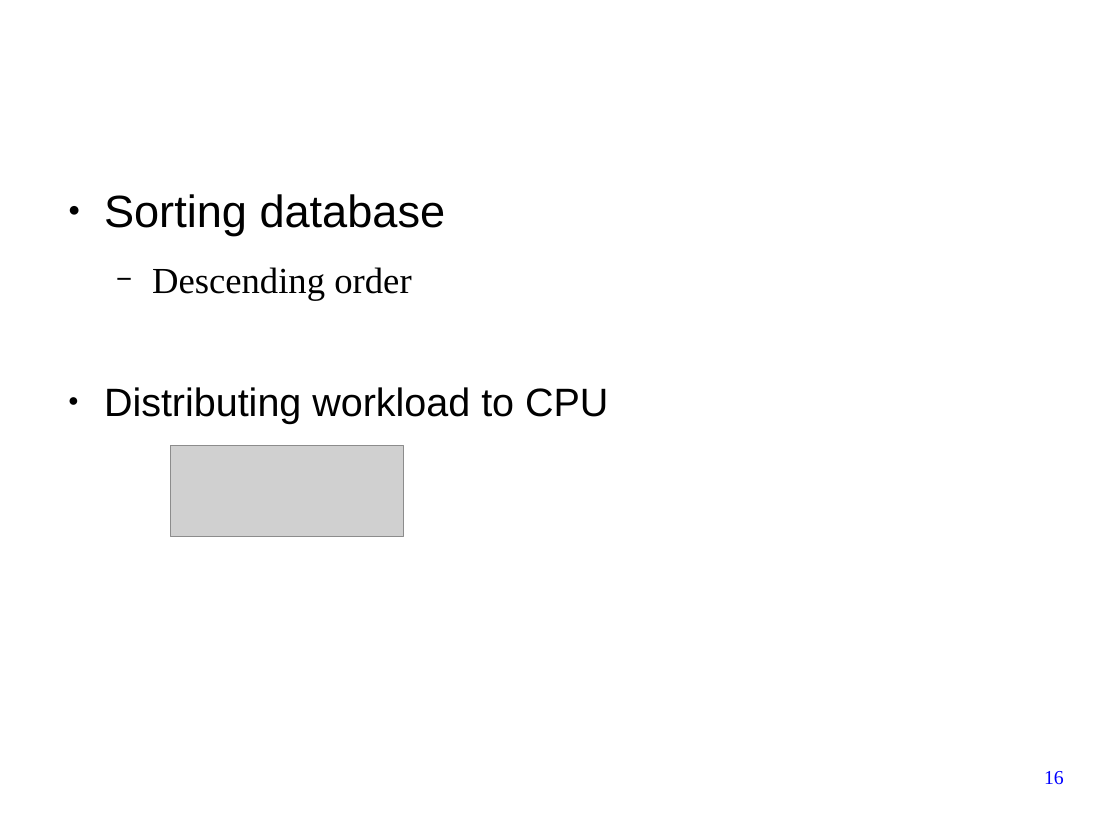
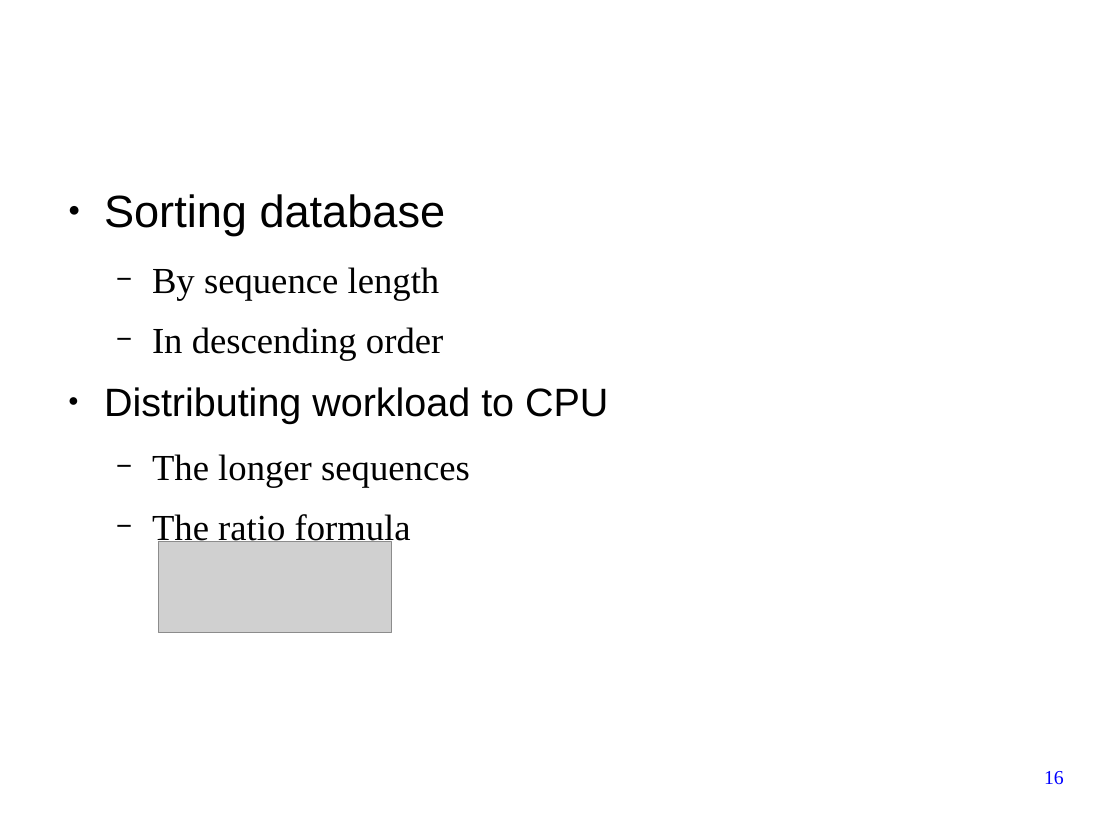
Before and after one commit to forestcheng/cudahmmsearch, a slide deck: slide 16 of thesis/thesisDefense.odp. Drawn at 1120x840 pixels with LibreOffice and Linux fonts; fonts in the diff are those of the drawing; grey boxes stand for pictures; background and template pictures are left out. Boxes give left, top, right and bottom in pixels: in the first picture for what was removed or moved away, otherwise in the second. Text is boxed around its words. In the diff, an @@ line names an element or a change of style, - is before the commit and + after.

```diff
--- a/thesis/thesisDefense.odp
+++ b/thesis/thesisDefense.odp
@@ text at (152, 267, 443, 361): text changed @@
-  − Descending order
+  − By sequence length
+  − In descending order
@@ text at (152, 454, 470, 548): paragraphs added @@
+  − The longer sequences
+  − The ratio formula
@@ picture: place and size @@
-picture at (171, 445, 403, 537)
+picture at (159, 542, 391, 633)
```
Also in this commit, not shown: 5 other slides changed.
